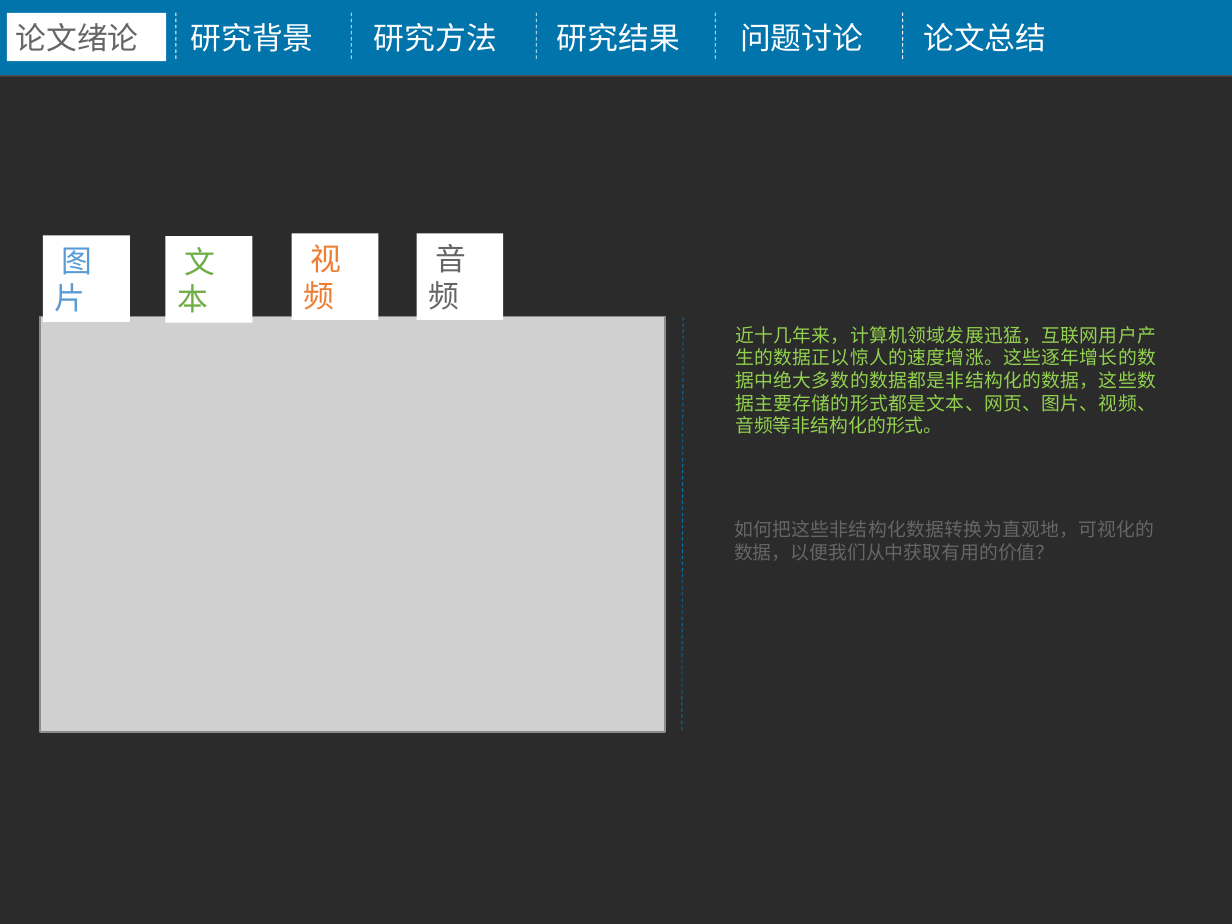
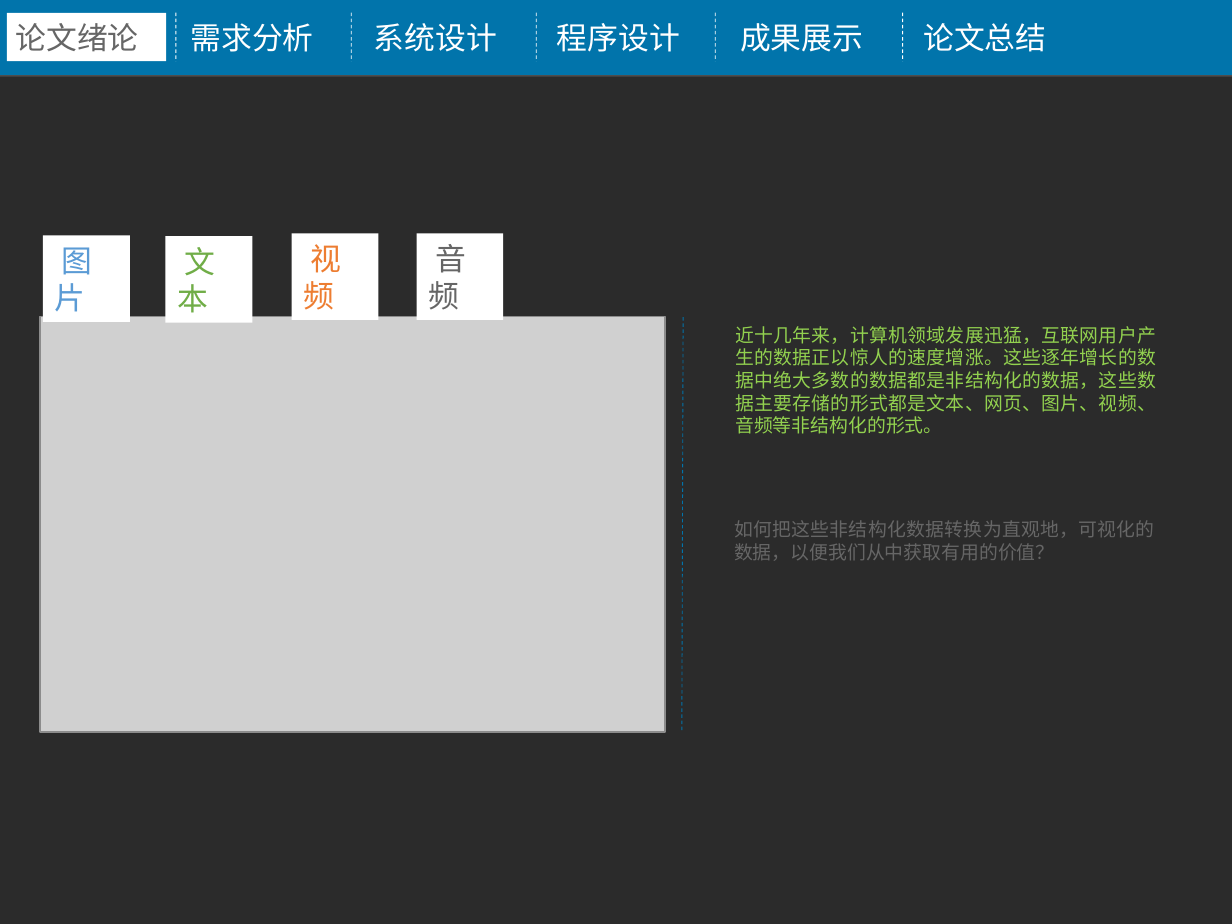
Before and after one commit to tianlanse93/MyGraduationDesign, a slide deck: slide 4 of 毕业论文/ppt4328.ppt. Drawn at 1232x924 pixels with LibreOffice and Linux fonts; fonts in the diff are those of the drawing; grey boxes stand for pictures; background and template pictures are left out; a plain dark background stands for a picture behind light text. Boxes give left, top, right and bottom in pixels: in the first picture for what was removed or moved away, otherwise in the second. Text is boxed around its words. In the diff, an @@ line names an element or a change of style, - is before the commit and + after.

```diff
--- a/毕业论文/ppt4328.ppt
+++ b/毕业论文/ppt4328.ppt
@@ text at [190, 23, 313, 52]: text changed @@
-研究背景
+需求分析
@@ text at [374, 23, 497, 52]: text changed @@
-研究方法
+系统设计
@@ text at [557, 23, 680, 52]: text changed @@
-研究结果
+程序设计
@@ text at [740, 23, 863, 52]: text changed @@
-问题讨论
+成果展示
```
Also in this commit, not shown: 8 other slides changed, 9 slides added, 4 slides removed.
